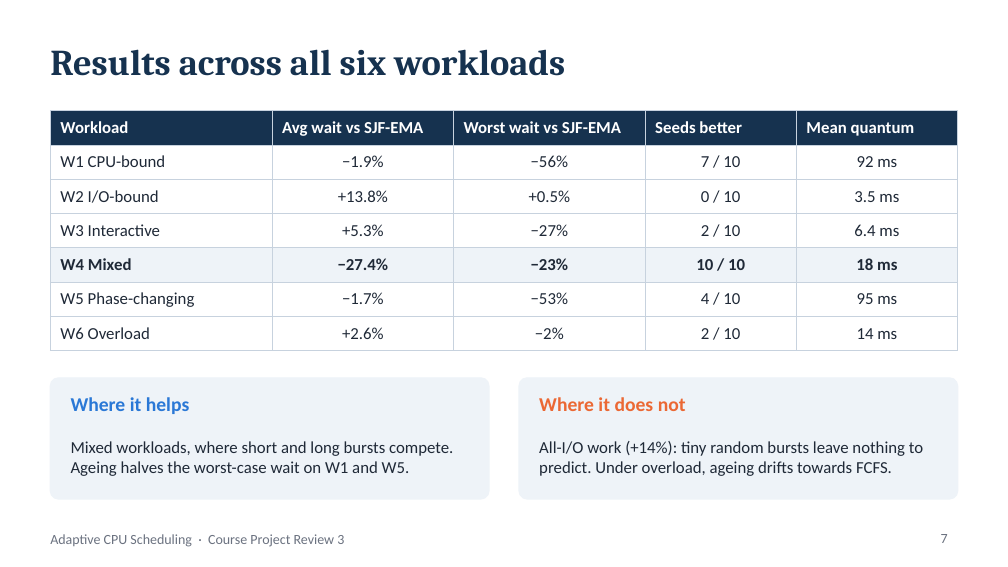
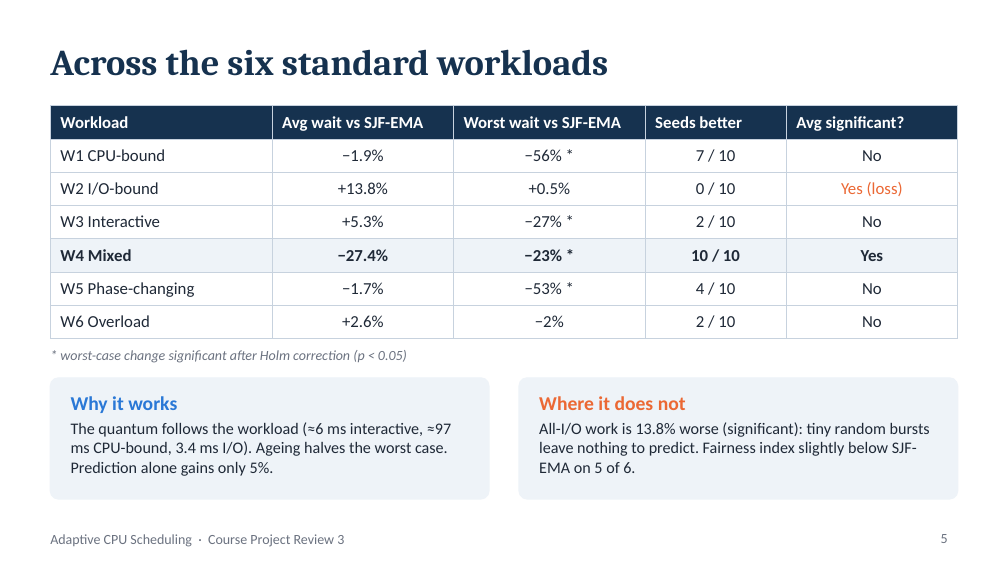
Before and after one commit to Shivaansh29/Adaptive-CPU-Scheduling-project-OS, a slide deck: slide 5 of docs/reviews/Review_3.pptx (slide 7 before the commit). Drawn at 1008x567 pixels with LibreOffice and Linux fonts; fonts in the diff are those of the drawing. Boxes give left, top, right and bottom in pixels: in the first picture for what was removed or moved away, otherwise in the second. Text is boxed around its words. In the diff, an @@ line names an element or a change of style, - is before the commit and + after.

```diff
--- a/docs/reviews/Review_3.pptx
+++ b/docs/reviews/Review_3.pptx
@@ title at bbox=[50, 49, 608, 76]: text changed @@
-Results across all six workloads
+Across the six standard workloads
@@ table at bbox=[50, 106, 958, 331] @@
-row 1, column 5: Mean quantum
+row 1, column 5: Avg significant?
-row 2, column 3: −56%
+row 2, column 3: −56% *
-row 2, column 5: 92 ms
+row 2, column 5: No
-row 3, column 5: 3.5 ms
+row 3, column 5: Yes (loss)
-row 4, column 3: −27%
+row 4, column 3: −27% *
-row 4, column 5: 6.4 ms
+row 4, column 5: No
-row 5, column 3: −23%
+row 5, column 3: −23% *
-row 5, column 5: 18 ms
+row 5, column 5: Yes
-row 6, column 3: −53%
+row 6, column 3: −53% *
-row 6, column 5: 95 ms
+row 6, column 5: No
-row 7, column 5: 14 ms
+row 7, column 5: No
@@ table: place and size @@
-table at bbox=[50, 111, 958, 343]
+table at bbox=[50, 106, 958, 331]
@@ text added at bbox=[60, 350, 407, 363], 10 pt, text #6B7280, italic @@
+* worst-case change significant after Holm correction (p < 0.05)
@@ text "The quantum follows the workload ..." at bbox=[71, 422, 451, 476]: vertical alignment middle to top @@
@@ text at bbox=[71, 396, 177, 413]: text changed @@
-Where it helps
+Why it works
@@ text "All-I/O work is 13.8% worse ..." at bbox=[539, 422, 930, 473]: vertical alignment middle to top @@
@@ text at bbox=[71, 422, 451, 476]: text changed; size 12 to 11.5 pt @@
-Mixed workloads, where short and long bursts compete. Ageing halves the worst-case wait on W1 and W5.
+The quantum follows the workload (≈6 ms interactive, ≈97 ms CPU-bound, 3.4 ms I/O). Ageing halves the worst case. Prediction alone gains only 5%.
@@ text at bbox=[539, 422, 930, 473]: text changed; size 12 to 11.5 pt @@
-All-I/O work (+14%): tiny random bursts leave nothing to predict. Under overload, ageing drifts towards FCFS.
+All-I/O work is 13.8% worse (significant): tiny random bursts leave nothing to predict. Fairness index slightly below SJF-EMA on 5 of 6.
@@ page number at bbox=[941, 534, 948, 543]: text changed @@
-7
+5
```
Also in this commit, not shown: 5 other slides changed, 5 slides added, 4 slides removed, 19 other files.
